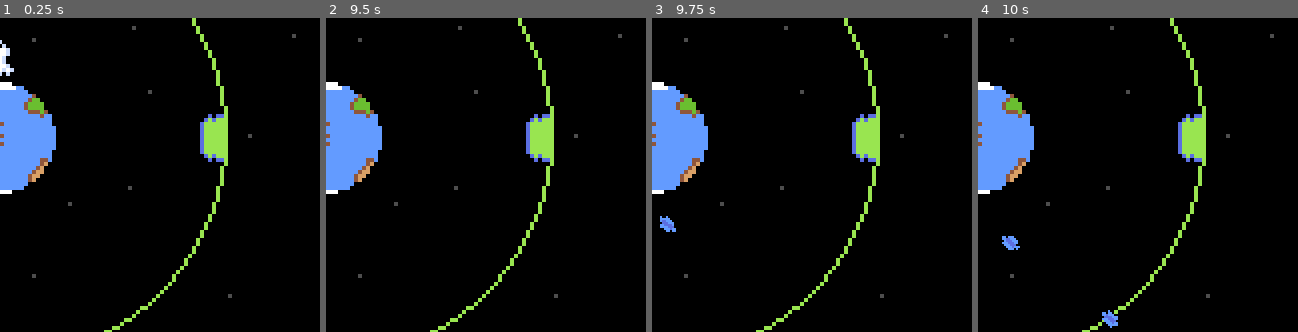
Above: before the commit, frames 1-4 (left to right).
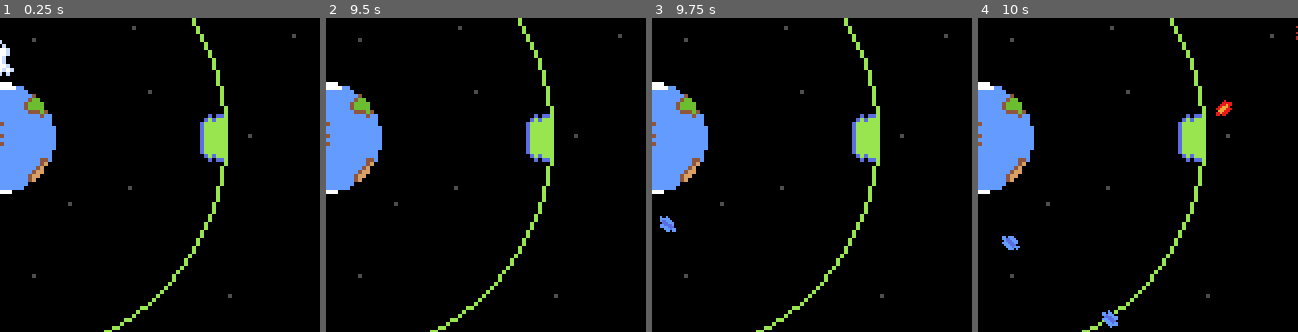
Above: after the commit, the same moments.

Repository: FluffySpectre/ld54
Game: Godot game, scene res://main.tscn
The game is run twice, just before and just after one commit, with the same random seed, the same clock (stepped at 60 frames per second) and the same inputs.
Inputs:
- Up to frame 1 (0.25 s): no input
- Up to frame 2 (9.5 s): tap Enter at 0.5 s; hold D (right) 0.53-1.28 s; hold Space (shoot) 0.53-1.28 s; hold S (down) 1.28-2.03 s; tap Space (shoot) every 1.5 s from 1.35 to 8.85 s; hold D (right) 2.03-2.78 s; hold Space (shoot) 2.03-2.78 s; hold W (up) 2.78-3.53 s; hold Space (shoot) 3.53-4.28 s; hold A (left) 3.53-5.03 s; hold S (down) 5.03-5.78 s; hold Space (shoot) 5.03-5.78 s; hold D (right) 5.78-6.53 s; hold W (up) 6.53-7.28 s; hold Space (shoot) 6.53-7.28 s; hold D (right) 7.28-8.03 s; hold S (down) 8.03-8.78 s; hold Space (shoot) 8.03-8.78 s; hold A (left) from 8.78 s (still down)
- Up to frame 3 (9.75 s): release A (left) at 9.53 s; hold W (up) from 9.53 s (still down); hold Space (shoot) from 9.53 s (still down)
- Up to frame 4 (10 s): keep holding W (up); keep holding Space (shoot)
The pictures show only the part of the screen within x 50-100%, y 30-80%; the shares and areas given below are measured in that part.

Frames 1-3 are identical in both runs. In frame 4, 0.2% of the frame differs, in the area x 74-100%, y 2-32%.

Commit message:
Spawning fixes WiP

Diff:
--- a/LD54/enemies/enemyship.tscn
+++ b/LD54/enemies/enemyship.tscn
@@ -7,6 +7,7 @@
 [ext_resource type="Script" path="res://scripts/Shooting.gd" id="5_rhx0q"]
 [ext_resource type="PackedScene" uid="uid://c8qjc451cccjh" path="res://projectiles/laserbolt-enemy.tscn" id="6_lhety"]
 [ext_resource type="Script" path="res://scripts/Health.gd" id="7_odcht"]
+[ext_resource type="Script" path="res://scripts/DestroyIfGetsOffscreen.gd" id="8_l85ak"]
 
 [sub_resource type="CircleShape2D" id="CircleShape2D_u772t"]
 radius = 10.8696
@@ -16,7 +17,7 @@
 collision_layer = 9
 collision_mask = 9
 script = ExtResource("1_sjtvf")
-stopping_distance = 80
+stopping_distance = 60
 
 [node name="CollisionShape2D" type="CollisionShape2D" parent="."]
 position = Vector2(-7.62939e-06, -1.52588e-05)
@@ -29,7 +30,7 @@
 
 [node name="SpaceMovement" type="Node" parent="."]
 script = ExtResource("3_0wub3")
-accel_speed = 40.0
+accel_speed = 60.0
 
 [node name="TargetSelector" type="Node" parent="."]
 script = ExtResource("4_qxbn7")
@@ -43,3 +44,6 @@
 [node name="Health" type="Node" parent="."]
 script = ExtResource("7_odcht")
 max_health = 20.0
+
+[node name="DestroyIfGetsOffscreen" type="VisibleOnScreenNotifier2D" parent="."]
+script = ExtResource("8_l85ak")
--- /dev/null
+++ b/LD54/game/wave_spawner.tscn
@@ -0,0 +1,18 @@
+[gd_scene load_steps=4 format=3 uid="uid://by0c6ykjehcph"]
+
+[ext_resource type="Script" path="res://scripts/WaveSpawner.gd" id="1_mylka"]
+[ext_resource type="PackedScene" uid="uid://cm63ersj8xng1" path="res://enemies/enemyship.tscn" id="2_2v8o4"]
+
+[sub_resource type="RectangleShape2D" id="RectangleShape2D_1vimp"]
+size = Vector2(102.745, 13.0689)
+
+[node name="WaveSpawner" type="Area2D"]
+position = Vector2(2.08165e-12, 2.08165e-12)
+collision_layer = 0
+collision_mask = 0
+script = ExtResource("1_mylka")
+spawn_list = Array[PackedScene]([ExtResource("2_2v8o4")])
+
+[node name="CollisionShape2D" type="CollisionShape2D" parent="."]
+position = Vector2(2.08165e-12, 2.08165e-12)
+shape = SubResource("RectangleShape2D_1vimp")
--- /dev/null
+++ b/LD54/game/wave_spawner_vertical.tscn
@@ -0,0 +1,18 @@
+[gd_scene load_steps=4 format=3 uid="uid://jun2i51q5epg"]
+
+[ext_resource type="Script" path="res://scripts/WaveSpawner.gd" id="1_dm4a0"]
+[ext_resource type="PackedScene" uid="uid://cm63ersj8xng1" path="res://enemies/enemyship.tscn" id="2_5oscd"]
+
+[sub_resource type="RectangleShape2D" id="RectangleShape2D_1vimp"]
+size = Vector2(14.3725, 81.5345)
+
+[node name="WaveSpawner" type="Area2D"]
+position = Vector2(2.08165e-12, 2.08165e-12)
+collision_layer = 0
+collision_mask = 0
+script = ExtResource("1_dm4a0")
+spawn_list = Array[PackedScene]([ExtResource("2_5oscd")])
+
+[node name="CollisionShape2D" type="CollisionShape2D" parent="."]
+position = Vector2(2.08165e-12, 2.08165e-12)
+shape = SubResource("RectangleShape2D_1vimp")
--- a/LD54/main.tscn
+++ b/LD54/main.tscn
@@ -7,11 +7,11 @@
 [ext_resource type="Texture2D" uid="uid://c7autclyhcodj" path="res://sprites/spaceship.png" id="3_ou4wy"]
 [ext_resource type="Script" path="res://scripts/PlayerShooting.gd" id="5_sdv1g"]
 [ext_resource type="PackedScene" uid="uid://bbbe7euu3tloe" path="res://projectiles/laserbolt.tscn" id="6_asu0g"]
-[ext_resource type="PackedScene" uid="uid://cm63ersj8xng1" path="res://enemies/enemyship.tscn" id="8_1cqiw"]
 [ext_resource type="Script" path="res://scripts/Generator.gd" id="9_ynxr8"]
-[ext_resource type="Script" path="res://scripts/WaveSpawner.gd" id="11_nob70"]
+[ext_resource type="PackedScene" uid="uid://by0c6ykjehcph" path="res://game/wave_spawner.tscn" id="11_ub5m3"]
 [ext_resource type="Script" path="res://scripts/Health.gd" id="11_wncrr"]
 [ext_resource type="Script" path="res://scripts/EnemyTarget.gd" id="12_ncgfb"]
+[ext_resource type="PackedScene" uid="uid://jun2i51q5epg" path="res://game/wave_spawner_vertical.tscn" id="12_ypj4n"]
 
 [sub_resource type="CircleShape2D" id="CircleShape2D_255gd"]
 radius = 9.62963
@@ -21,9 +21,6 @@
 
 [sub_resource type="RectangleShape2D" id="RectangleShape2D_mnmaa"]
 size = Vector2(6, 4)
-
-[sub_resource type="RectangleShape2D" id="RectangleShape2D_1vimp"]
-size = Vector2(20, 15.8102)
 
 [node name="Game" type="Node2D"]
 script = ExtResource("1_qj4ik")
@@ -183,98 +180,8 @@
 
 [node name="WaveSpawners" type="Node2D" parent="."]
 
-[node name="WaveSpawner" type="Area2D" parent="WaveSpawners"]
-position = Vector2(132, -188)
-scale = Vector2(2.7, 2.7)
-collision_layer = 0
-collision_mask = 0
-script = ExtResource("11_nob70")
-spawn_list = Array[PackedScene]([ExtResource("8_1cqiw")])
+[node name="WaveSpawner1" parent="WaveSpawners" instance=ExtResource("11_ub5m3")]
+position = Vector2(107, -175)
 
-[node name="CollisionShape2D" type="CollisionShape2D" parent="WaveSpawners/WaveSpawner"]
-position = Vector2(2.08165e-12, 2.08165e-12)
-shape = SubResource("RectangleShape2D_1vimp")
-
-[node name="WaveSpawner2" type="Area2D" parent="WaveSpawners"]
-position = Vector2(192, -138)
-scale = Vector2(2.7, 2.7)
-collision_layer = 0
-collision_mask = 0
-script = ExtResource("11_nob70")
-spawn_list = Array[PackedScene]([ExtResource("8_1cqiw")])
-
-[node name="CollisionShape2D" type="CollisionShape2D" parent="WaveSpawners/WaveSpawner2"]
-position = Vector2(2.08165e-12, 2.08165e-12)
-shape = SubResource("RectangleShape2D_1vimp")
-
-[node name="WaveSpawner3" type="Area2D" parent="WaveSpawners"]
-position = Vector2(194, 138)
-scale = Vector2(2.7, 2.7)
-collision_layer = 0
-collision_mask = 0
-script = ExtResource("11_nob70")
-spawn_list = Array[PackedScene]([ExtResource("8_1cqiw")])
-
-[node name="CollisionShape2D" type="CollisionShape2D" parent="WaveSpawners/WaveSpawner3"]
-position = Vector2(2.08165e-12, 2.08165e-12)
-shape = SubResource("RectangleShape2D_1vimp")
-
-[node name="WaveSpawner4" type="Area2D" parent="WaveSpawners"]
-position = Vector2(131, 190)
-scale = Vector2(2.7, 2.7)
-collision_layer = 0
-collision_mask = 0
-script = ExtResource("11_nob70")
-spawn_list = Array[PackedScene]([ExtResource("8_1cqiw")])
-
-[node name="CollisionShape2D" type="CollisionShape2D" parent="WaveSpawners/WaveSpawner4"]
-position = Vector2(2.08165e-12, 2.08165e-12)
-shape = SubResource("RectangleShape2D_1vimp")
-
-[node name="WaveSpawner5" type="Area2D" parent="WaveSpawners"]
-position = Vector2(-198, 136)
-scale = Vector2(2.7, 2.7)
-collision_layer = 0
-collision_mask = 0
-script = ExtResource("11_nob70")
-spawn_list = Array[PackedScene]([ExtResource("8_1cqiw")])
-
-[node name="CollisionShape2D" type="CollisionShape2D" parent="WaveSpawners/WaveSpawner5"]
-position = Vector2(2.08165e-12, 2.08165e-12)
-shape = SubResource("RectangleShape2D_1vimp")
-
-[node name="WaveSpawner6" type="Area2D" parent="WaveSpawners"]
-position = Vector2(-133, 191)
-scale = Vector2(2.7, 2.7)
-collision_layer = 0
-collision_mask = 0
-script = ExtResource("11_nob70")
-spawn_list = Array[PackedScene]([ExtResource("8_1cqiw")])
-
-[node name="CollisionShape2D" type="CollisionShape2D" parent="WaveSpawners/WaveSpawner6"]
-position = Vector2(2.08165e-12, 2.08165e-12)
-shape = SubResource("RectangleShape2D_1vimp")
-
-[node name="WaveSpawner7" type="Area2D" parent="WaveSpawners"]
-position = Vector2(-133, -190)
-scale = Vector2(2.7, 2.7)
-collision_layer = 0
-collision_mask = 0
-script = ExtResource("11_nob70")
-spawn_list = Array[PackedScene]([ExtResource("8_1cqiw")])
-
-[node name="CollisionShape2D" type="CollisionShape2D" parent="WaveSpawners/WaveSpawner7"]
-position = Vector2(2.08165e-12, 2.08165e-12)
-shape = SubResource("RectangleShape2D_1vimp")
-
-[node name="WaveSpawner8" type="Area2D" parent="WaveSpawners"]
-position = Vector2(-195, -138)
-scale = Vector2(2.7, 2.7)
-collision_layer = 0
-collision_mask = 0
-script = ExtResource("11_nob70")
-spawn_list = Array[PackedScene]([ExtResource("8_1cqiw")])
-
-[node name="CollisionShape2D" type="CollisionShape2D" parent="WaveSpawners/WaveSpawner8"]
-position = Vector2(2.08165e-12, 2.08165e-12)
-shape = SubResource("RectangleShape2D_1vimp")
+[node name="WaveSpawner2" parent="WaveSpawners" instance=ExtResource("12_ypj4n")]
+position = Vector2(177, -117)
--- /dev/null
+++ b/LD54/scripts/DestroyIfGetsOffscreen.gd
@@ -0,0 +1,11 @@
+class_name DestroyIfGetsOffscreen extends VisibleOnScreenNotifier2D
+
+var was_on_screen = false
+
+# Called every frame. 'delta' is the elapsed time since the previous frame.
+func _process(delta):
+	if is_on_screen():
+		was_on_screen = true
+	else:
+		if was_on_screen:
+			get_parent().queue_free()
--- a/LD54/scripts/WaveSpawner.gd
+++ b/LD54/scripts/WaveSpawner.gd
@@ -7,12 +7,14 @@
 var spawn_timer = spawn_delay
 var do_spawn = false
 var spawned_in_wave = 0
+var rng = RandomNumberGenerator.new()
 
-@onready var spawn_area = $CollisionShape2D.shape.extents
-@onready var origin = $CollisionShape2D.global_position - spawn_area
+@onready var spawn_area = $CollisionShape2D.shape.get_rect()
 
 func _ready():
 	add_to_group("wave_spawners")
+	print("spawn area: width=" + str(spawn_area.size.x))
+	print("spawn area: height=" + str(spawn_area.size.y))
 
 func _process(delta):
 	if not do_spawn:
@@ -36,13 +38,13 @@
 	var to_spawn = spawn_list[randi() % spawn_list.size()]
 
 	var instance = to_spawn.instantiate()
-	instance.global_position = global_position
+	instance.global_position = get_random_point_in_spawnarea()
 	instance.global_rotation = global_rotation
 	get_tree().root.add_child(instance)
 
 	spawned_in_wave += 1
 
 func get_random_point_in_spawnarea():
-	var x = randf_range(origin.x, spawn_area.x)
-	var y = randf_range(origin.y, spawn_area.y)
+	var x = global_position.x + rng.randf_range(0, spawn_area.size.x)
+	var y = global_position.y + rng.randf_range(0, spawn_area.size.y)
 	return Vector2(x, y)
Not shown: 1 places in LD54/enemies/enemyship.tscn that only renumber resources
Not shown: 1 places in LD54/main.tscn that only renumber resources
Binary file changed: LD54/sprites/game-view.aseprite
